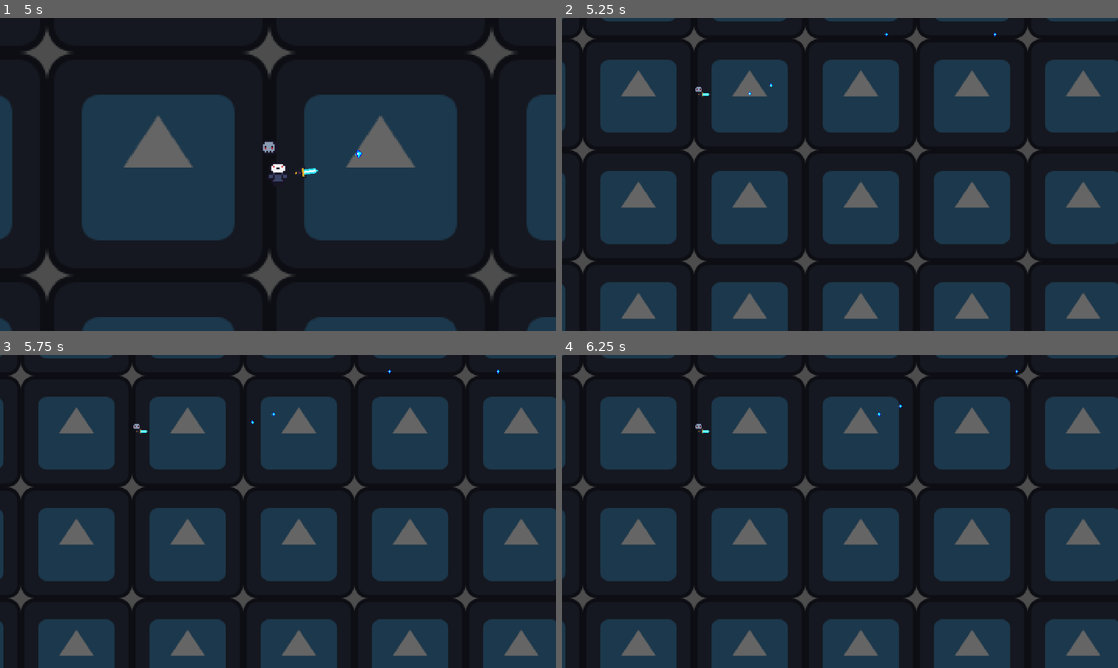
Above: before the commit, frames 1-4 (two rows, left to right).
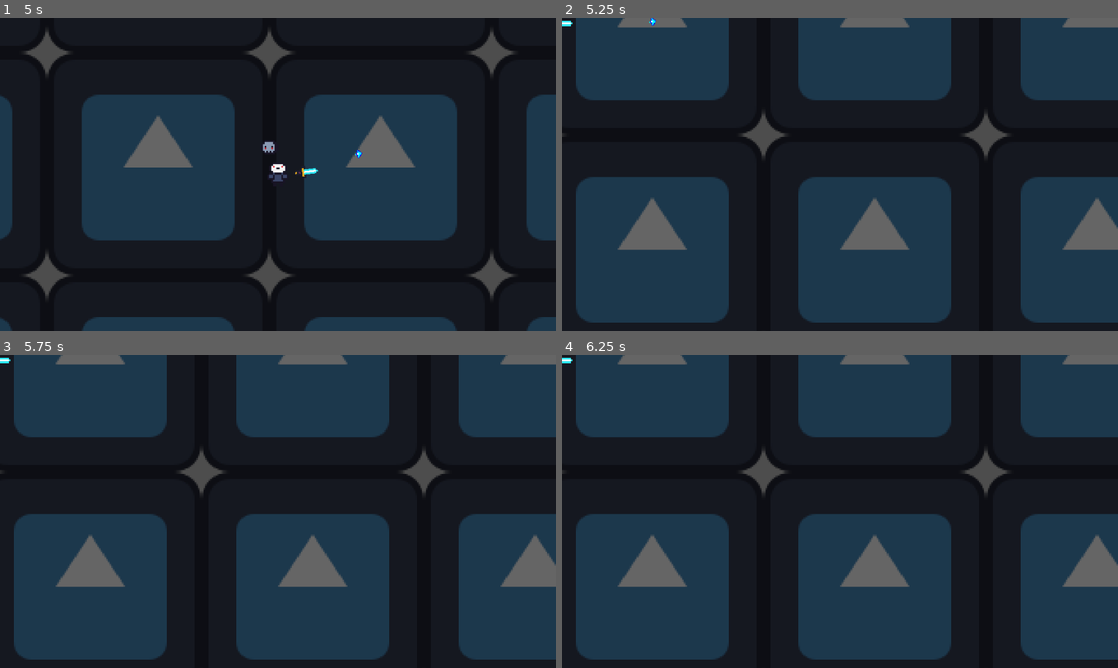
Above: after the commit, the same moments.

Repository: hanssantos02/the-under-forge
Game: Godot game, scene res://scenes/main.tscn
The game is run twice, just before and just after one commit, with the same random seed, the same clock (stepped at 60 frames per second) and the same inputs. The engine's default icon, where the game draws it, is replaced by a stand-in: a white triangle on a blue panel in a dark square.
Inputs (mouse positions are in pixels of both pictures, inside the frame that each line leads up to):
- Up to frame 1 (5 s): move the mouse to (250, 237) at 0.52 s; hold W (move_up) 0.53-2.03 s; move the mouse to (444, 221) at 1.27 s; move the mouse to (111, 127) at 2.02 s; hold A (move_left) 2.03-3.53 s; move the mouse to (305, 174) at 2.77 s; move the mouse to (194, 96) at 3.52 s; hold S (move_down) 3.53-4.28 s; move the mouse to (400, 158) at 4.27 s; hold D (move_right) from 4.28 s (still down)
- Up to frame 2 (5.25 s): move the mouse to (728, 190) at 5.02 s; release D (move_right) at 5.03 s; hold W (move_up) from 5.03 s (still down)
- Up to frame 3 (5.75 s): keep holding W (move_up)
- Up to frame 4 (6.25 s): tap Enter at 5.75 s; move the mouse to (895, 442) at 5.77 s; release W (move_up) at 5.78 s; hold D (move_right) from 5.78 s (still down)

Frame 1 is identical in both runs. In frame 2, 57% of the frame differs, in the area x 0-100%, y 0-100%; in frame 3, 57%; in frame 4, 57%.

Commit message:
Add reparent camera
fix: reparent camera to dropped weapon to prevent zoom-out on death

Diff:
--- a/scripts/player.gd
+++ b/scripts/player.gd
@@ -3,6 +3,7 @@
 @export var speed: float = 100.0
 @export var dropped_weapon_scene: PackedScene
 @onready var weapon_pivot: Node2D = $WeaponPivot
+@onready var camera_2d: Camera2D = $Camera2D
 
 func _physics_process(delta: float) -> void:
 	var direction = Input.get_vector("move_left", "move_right", "move_up", "move_down")
@@ -11,6 +12,7 @@
 
 func _on_health_component_died() -> void:
 	var weapon = dropped_weapon_scene.instantiate()
+	camera_2d.reparent(weapon)
 	weapon.stats = weapon_pivot.stats
 	weapon.global_position = global_position
 	get_tree().current_scene.add_child(weapon)
